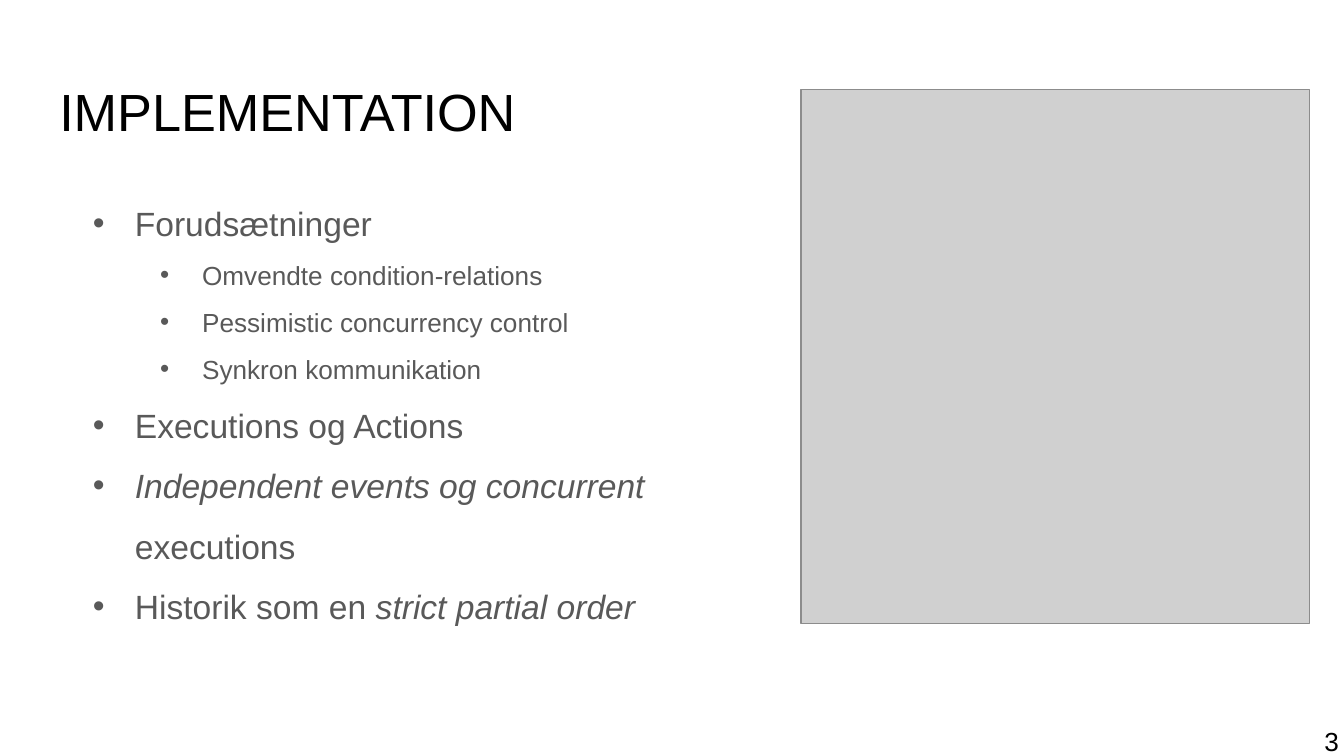
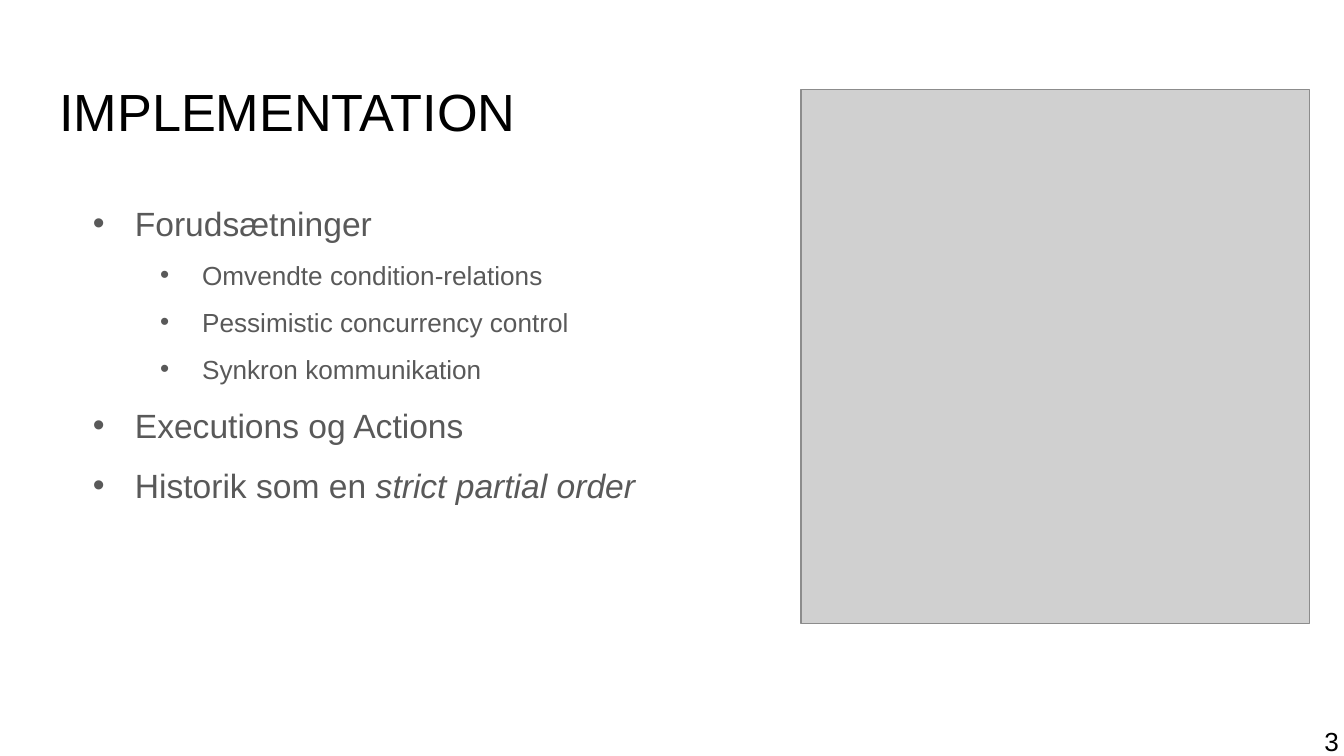
Before and after one commit to mikaellindemann/Distributed-Consensus, a slide deck: slide 3 of doc/Exam/Exam.pptx. Drawn at 1344x756 pixels with LibreOffice and Linux fonts; fonts in the diff are those of the drawing; grey boxes stand for pictures. Boxes give left, top, right and bottom in pixels: in the first picture for what was removed or moved away, otherwise in the second. Text is boxed around its words. In the diff, an @@ line names an element or a change of style, - is before the commit and + after.

```diff
--- a/doc/Exam/Exam.pptx
+++ b/doc/Exam/Exam.pptx
@@ text at <box>135,473,645,560</box>: paragraph removed @@
-• Independent events og concurrent
-  executions
```
Also in this commit, not shown: 1 other slide changed.
